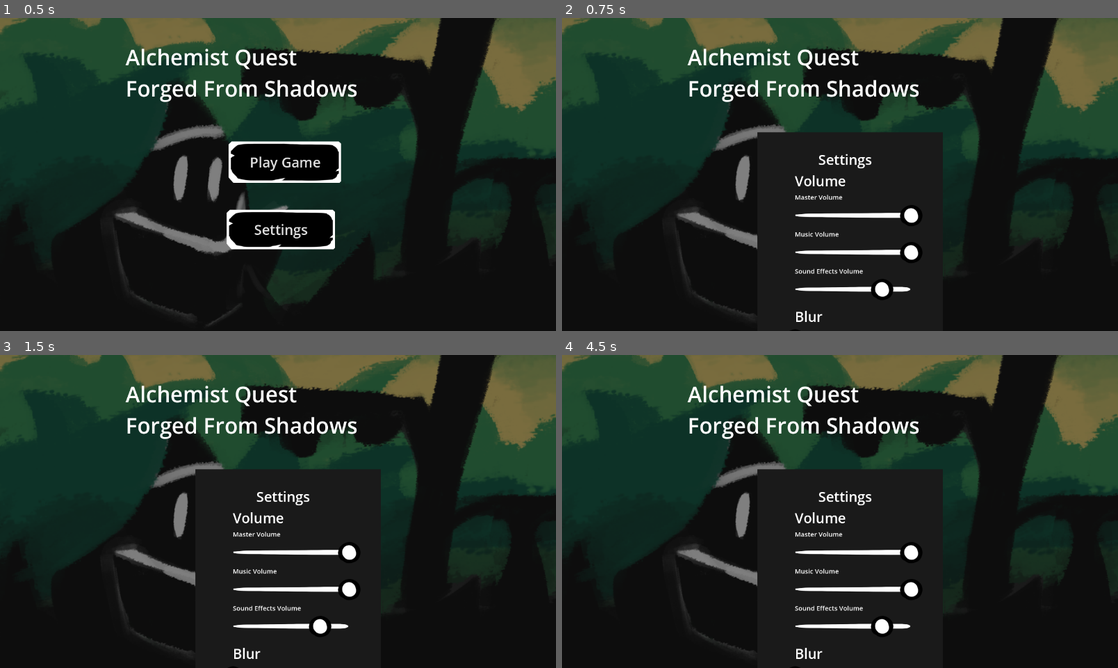
Above: before the commit, frames 1-4 (two rows, left to right).
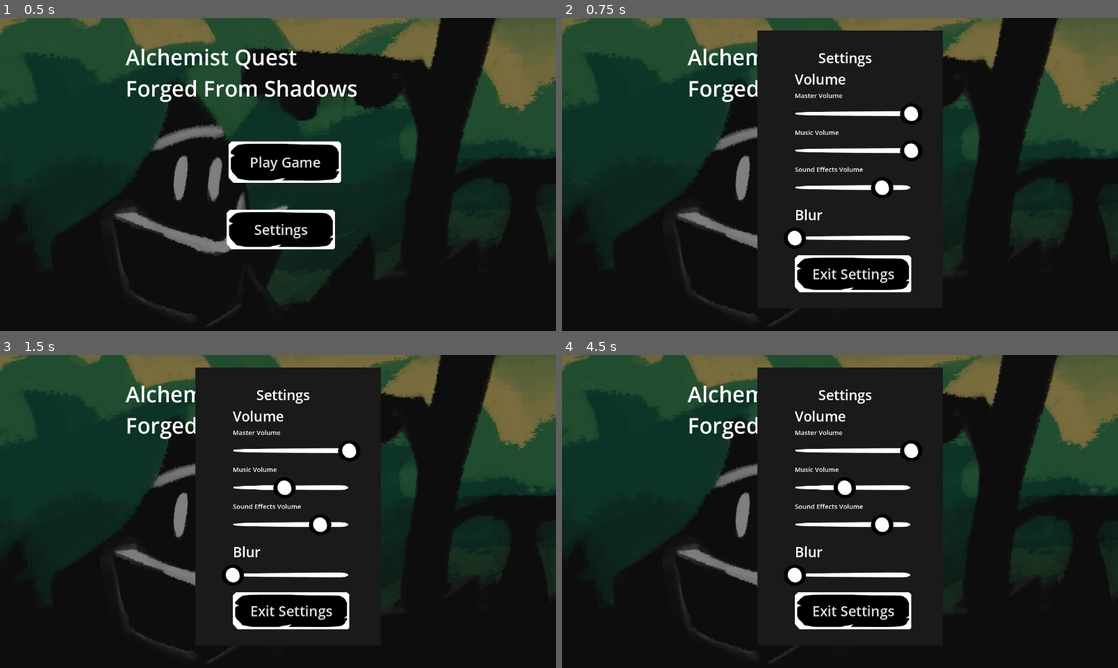
Above: after the commit, the same moments.

Repository: NicholasFlood2000/PirateSoftwareShadowAlchemy
Game: Godot game, scene res://Scenes/MainMenu.tscn
The game is run twice, just before and just after one commit, with the same random seed, the same clock (stepped at 60 frames per second) and the same inputs.
Inputs:
- Up to frame 1 (0.5 s): no input
- Up to frame 2 (0.75 s): click "Settings" at 0.5 s
- Up to frame 3 (1.5 s): click "Play Game" at 1.25 s
- Up to frame 4 (4.5 s): click "Play Game" at 2 s; hold D (MoveRight) 2.78-4.28 s; tap J (Interact) at 2.85, 3.6, 4.35 s; tap W (MoveUp) at 3.02, 3.77 s; hold Left (MoveLeft) from 4.28 s (still down)

Frame 1 is identical in both runs. In frame 2, 12% of the frame differs, in the area x 35-69%, y 4-98%; in frame 3, 12%; in frame 4, 12%.

Commit message:
Fixed the settings menu in the main menu

Diff:
--- a/Scenes/MainMenu.tscn
+++ b/Scenes/MainMenu.tscn
@@ -56,9 +56,15 @@
 offset_right = 771.0
 offset_bottom = 532.0
 
+[node name="Menu" parent="Button" index="0"]
+offset_top = -400.0
+offset_bottom = 43.0
+
 [node name="Music" type="AudioStreamPlayer" parent="."]
 stream = ExtResource("5_7c5o5")
 autoplay = true
 script = ExtResource("6_uqsmb")
 
 [connection signal="pressed" from="Control/PlayGameButton" to="Control/PlayGameButton" method="_on_pressed"]
+
+[editable path="Button"]
